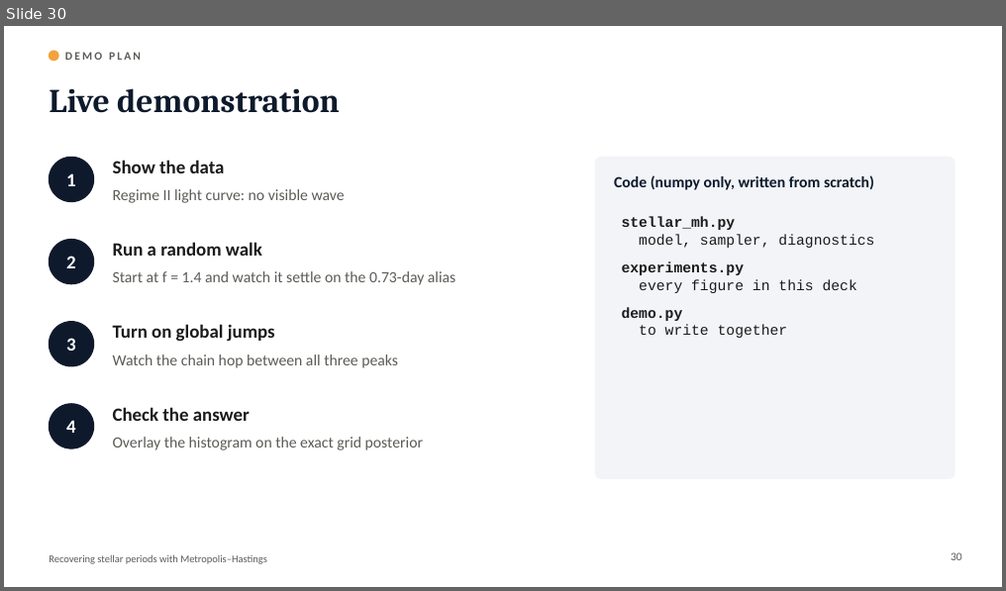
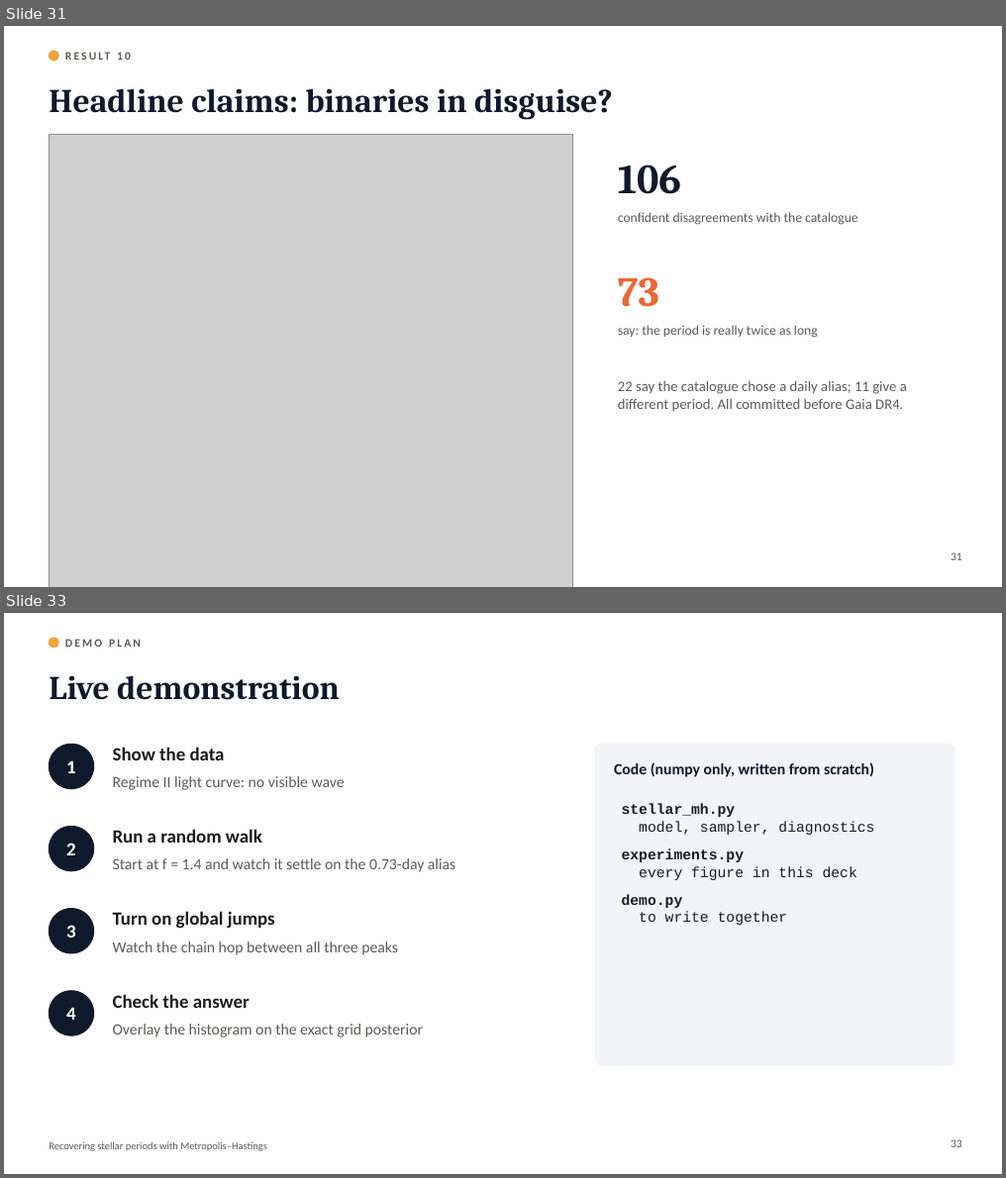
Before and after one commit to cognitogramma/StarSearch-, a slide deck: slides/Stellar_Periods_MH.pptx. Shown one above the other, each under a label of ours: slide 30 before the commit, slides 31 and 33 after it; the slides between them are not shown. The pictures are 1006x591 and 1006x1178 pixels, drawn with LibreOffice and Linux fonts; fonts in the diff are those of the drawing; grey boxes stand for pictures. Boxes give left, top, right and bottom in pixels: in the first picture for what was removed or moved away, otherwise in the second. Text is boxed around its words. In the diff, an @@ line names an element or a change of style, - is before the commit and + after.

```diff
--- a/slides/Stellar_Periods_MH.pptx
+++ b/slides/Stellar_Periods_MH.pptx
@@ slide 31 added at [4,26,1002,587], background #FFFFFF; not listed: 1 template element that a slide beside it also shows @@
@@ ellipse added at [49,51,58,61], fill #F2A33A, outline #F2A33A 1 pt @@
@@ text added at [65,44,664,67], 11 pt, text #5C5B57, bold @@
+RESULT 10
@@ title added at [49,88,613,120], 32 pt, text #0E1A2B, bold @@
+Headline claims: binaries in disguise?
@@ picture added at [49,135,573,587] @@
@@ text added at [618,165,681,194], 40 pt, text #0E1A2B, bold @@
+106
@@ text added at [618,212,858,225], 13 pt, text #5C5B57 @@
+confident disagreements with the catalogue
@@ text added at [618,277,659,307], 40 pt, text #EB6834, bold @@
+73
@@ text added at [618,325,818,338], 13 pt, text #5C5B57 @@
+say: the period is really twice as long
@@ text added at [618,381,907,412], 14 pt, text #5C5B57 @@
+22 say the catalogue chose a daily alias; 11 give a different period. All committed before Gaia DR4.
@@ page number added at [950,553,962,561], 11 pt, text #5C5B57 @@
+31
@@ what was slide 30 is now slide 33 @@
@@ page number at [950,1140,962,1148]: text changed @@
-30
+33
```
Also in this commit, not shown: 7 slides changed, 2 other slides added, 40 other files.
